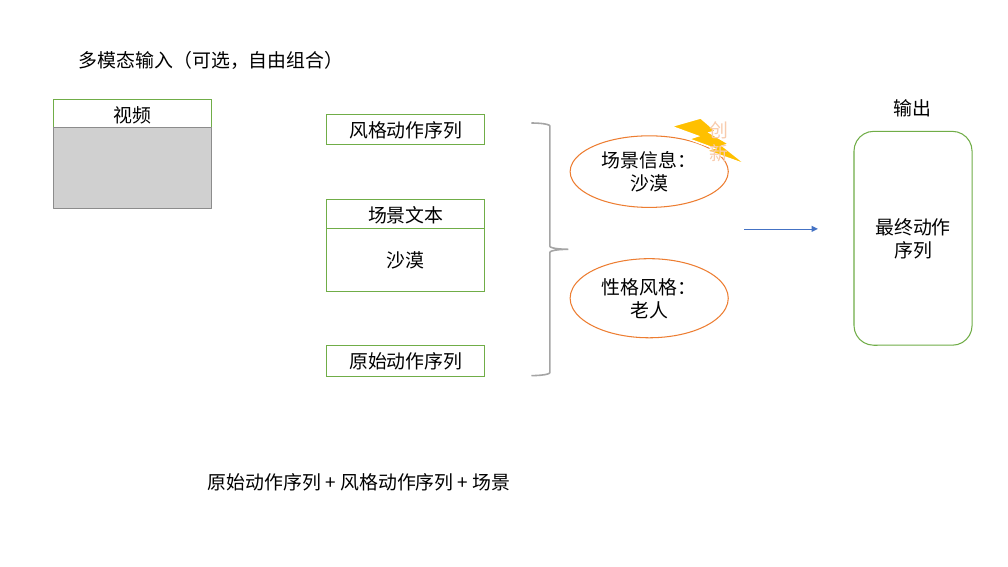
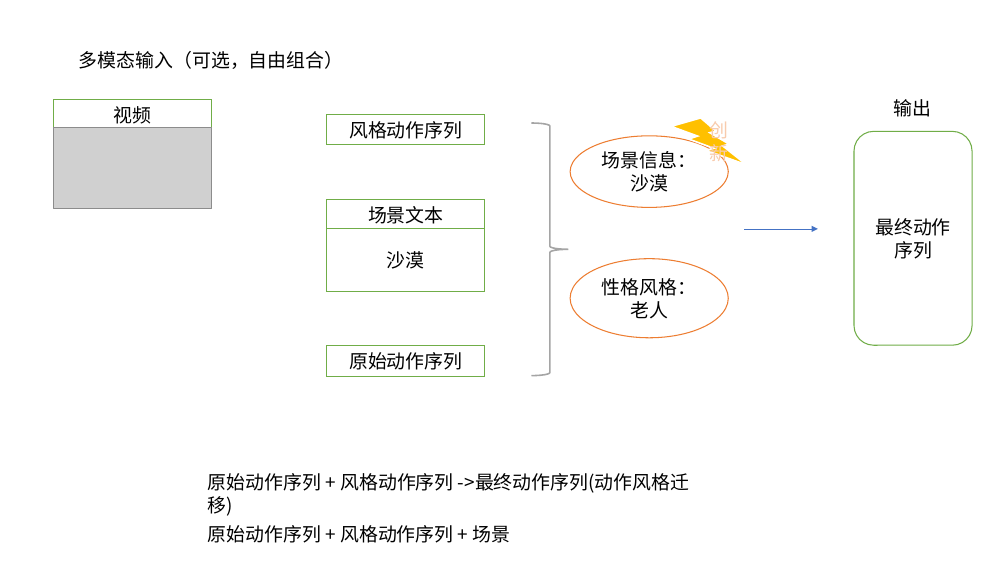
Before and after one commit to YYHHOrganization/PrepareForWorkNotes, a slide deck: slide 9 of AI/动作生成/创新点探究/动作生成Motivation - 522.pptx. Drawn at 1008x567 pixels with LibreOffice and Linux fonts; fonts in the diff are those of the drawing; grey boxes stand for pictures. Boxes give left, top, right and bottom in pixels: in the first picture for what was removed or moved away, otherwise in the second. Text is boxed around its words. In the diff, an @@ line names an element or a change of style, - is before the commit and + after.

Commit message:
增加动作生成

```diff
--- a/AI/动作生成/创新点探究/动作生成Motivation - 522.pptx
+++ b/AI/动作生成/创新点探究/动作生成Motivation - 522.pptx
@@ text at (208, 473, 689, 516): text changed @@
-原始动作序列 + 风格动作序列 + 场景
+原始动作序列 + 风格动作序列 ->最终动作序列(动作风格迁移)
@@ text added at (208, 525, 511, 543), 18 pt, text #000000 @@
+原始动作序列 + 风格动作序列 + 场景
```
Also in this commit, not shown: 8 other files.
